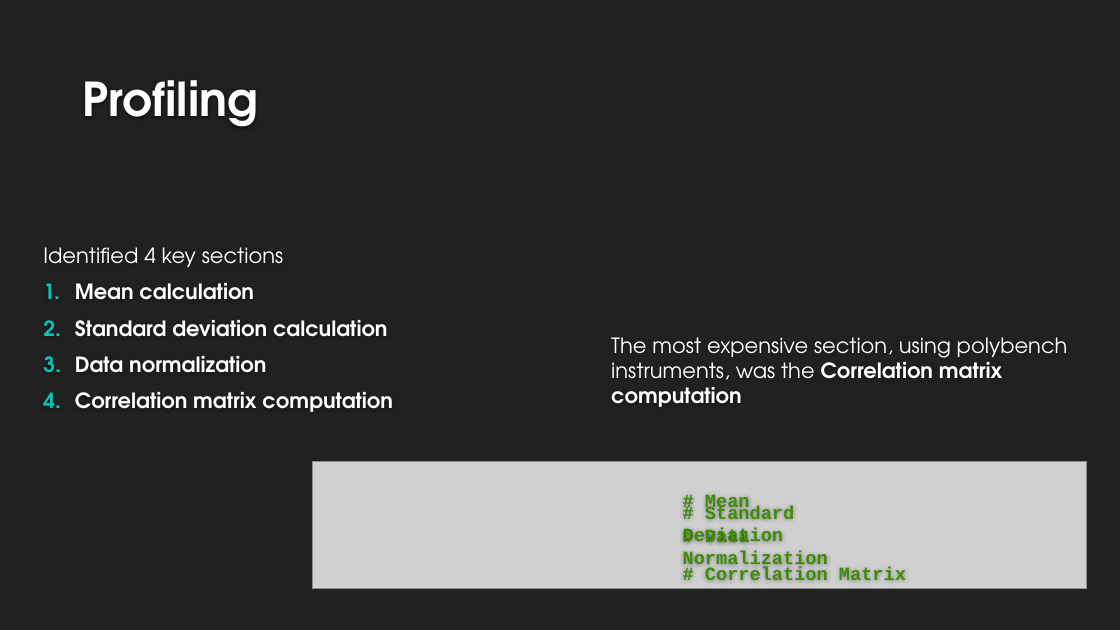
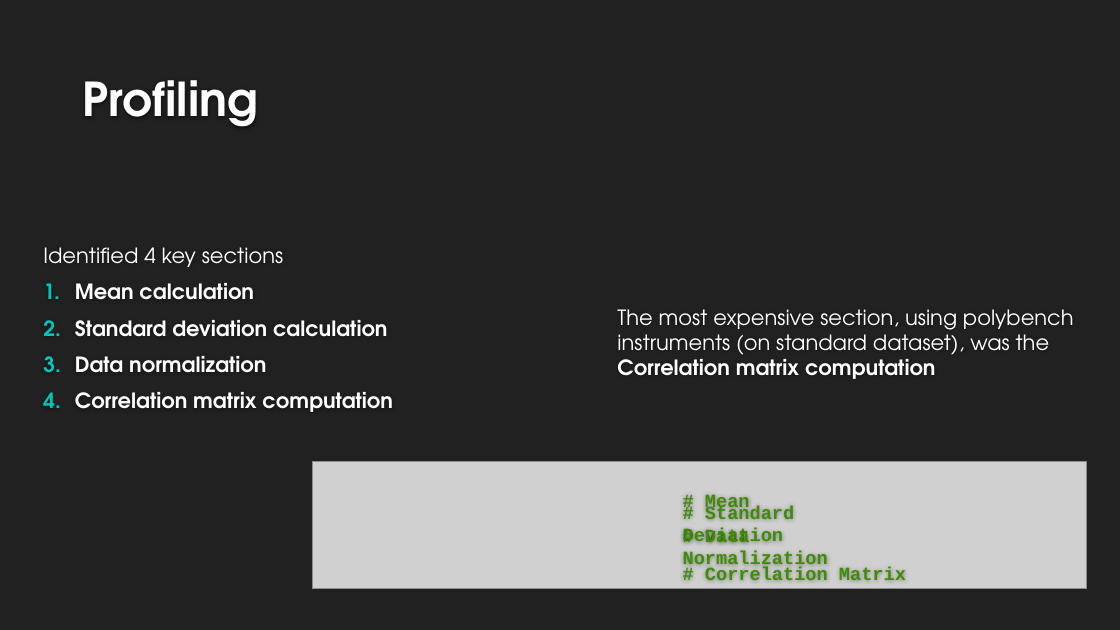
Before and after one commit to magicoderx/hpc-project, a slide deck: slide 4 of Progetto_HPC.pptx. Drawn at 1120x630 pixels with LibreOffice and Linux fonts; fonts in the diff are those of the drawing; grey boxes stand for pictures; background and template pictures are left out. Boxes give left, top, right and bottom in pixels: in the first picture for what was removed or moved away, otherwise in the second. Text is boxed around its words. In the diff, an @@ line names an element or a change of style, - is before the commit and + after.

```diff
--- a/Progetto_HPC.pptx
+++ b/Progetto_HPC.pptx
@@ text at [617, 309, 1074, 379]: text changed @@
-The most expensive section, using polybench instruments, was the Correlation matrix computation
+The most expensive section, using polybench instruments (on standard dataset), was the Correlation matrix computation
```
Also in this commit, not shown: 4 other slides changed, 1 other file.
